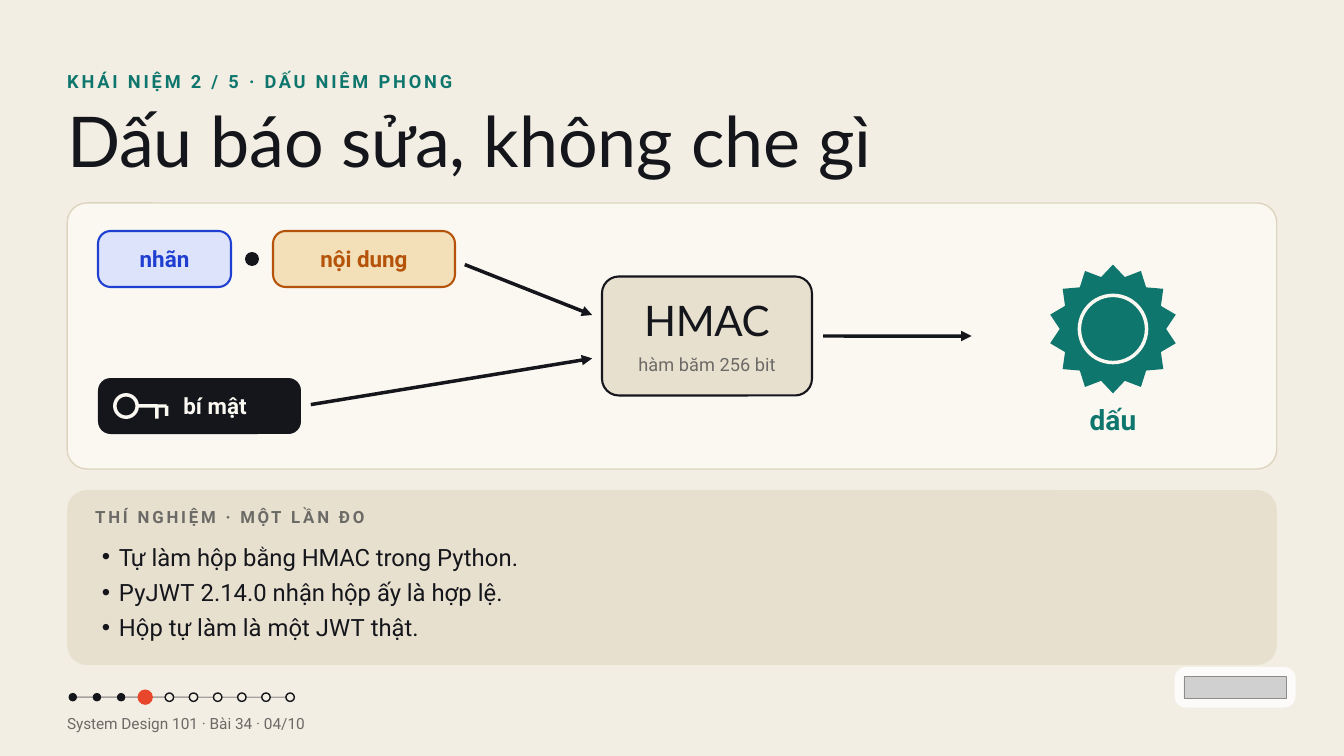
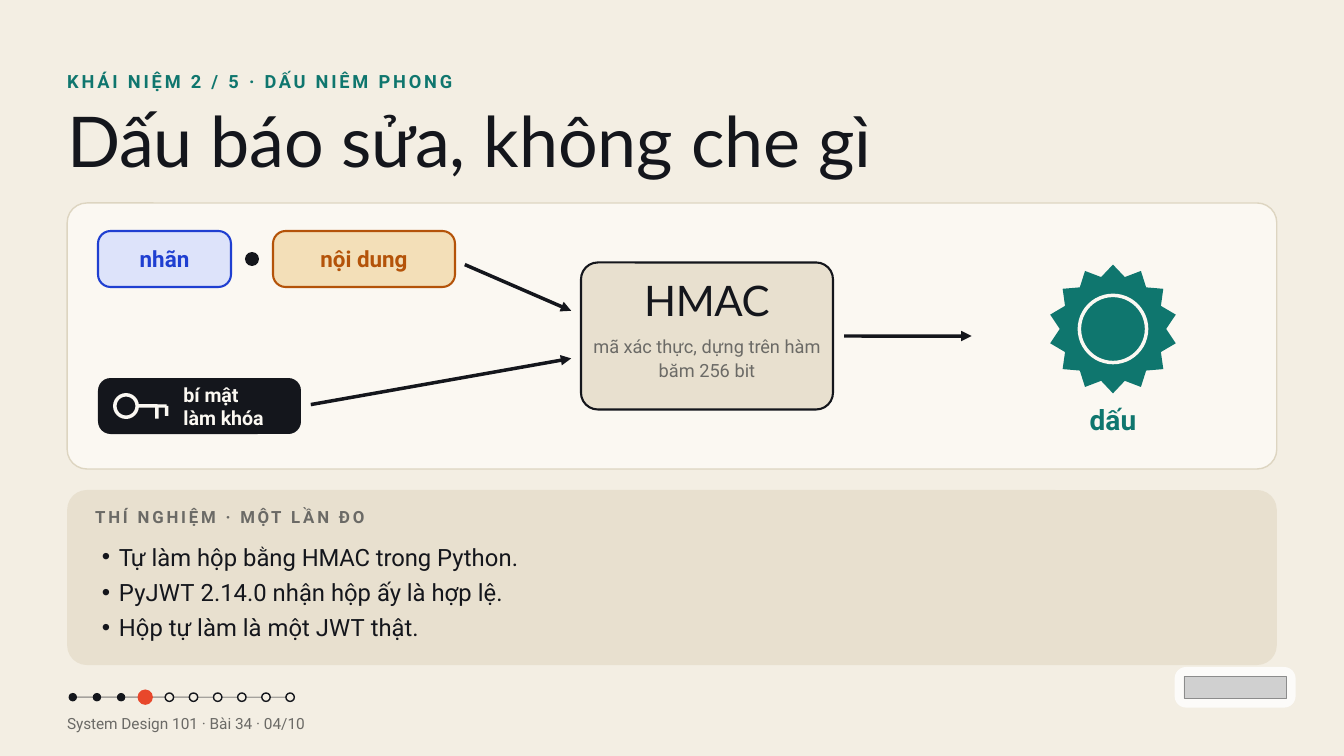
Before and after one commit to vohoailinh90/tool-marketing-studio, a slide deck: slide 4 of system-design-101/vi/lessons/sd-14-034/slides/sd-14-034.pptx. Drawn at 1344x756 pixels with LibreOffice and Linux fonts; fonts in the diff are those of the drawing; grey boxes stand for pictures. Boxes give left, top, right and bottom in pixels: in the first picture for what was removed or moved away, otherwise in the second. Text is boxed around its words. In the diff, an @@ line names an element or a change of style, - is before the commit and + after.

```diff
--- a/system-design-101/vi/lessons/sd-14-034/slides/sd-14-034.pptx
+++ b/system-design-101/vi/lessons/sd-14-034/slides/sd-14-034.pptx
@@ arrow moved from (465, 265) - (592, 315) to (465, 265) - (571, 310) @@
@@ rounded rectangle: place and size @@
-rounded rectangle at (602, 276, 812, 395)
+rounded rectangle at (581, 263, 833, 410)
@@ rounded rectangle at (581, 263, 833, 410): proportions changed @@
@@ text "HMAC": place and size @@
-text "HMAC" at (644, 305, 770, 337)
+text "HMAC" at (644, 285, 770, 317)
@@ arrow moved from (310, 405) - (592, 358) to (310, 405) - (571, 358) @@
@@ text at (593, 339, 821, 377): text changed @@
-hàm băm 256 bit
+mã xác thực, dựng trên hàm băm 256 bit
@@ arrow moved from (823, 336) - (972, 336) to (844, 336) - (972, 336) @@
@@ text at (183, 387, 239, 406): size 24 to 21 pt in "bí mật"; line spacing 1 to 24.1pt @@
@@ text at (183, 410, 264, 426): paragraph added @@
+làm khóa
```
Also in this commit, not shown: 1 other slide changed, 11 other files.
